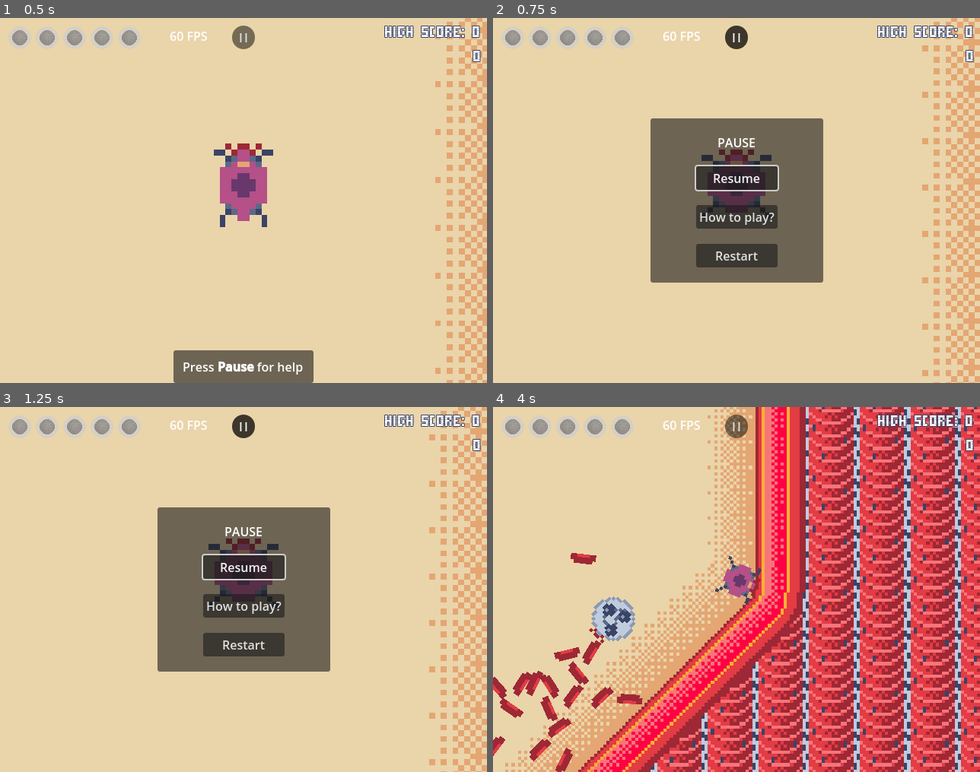
Above: before the commit, frames 1-4 (two rows, left to right).
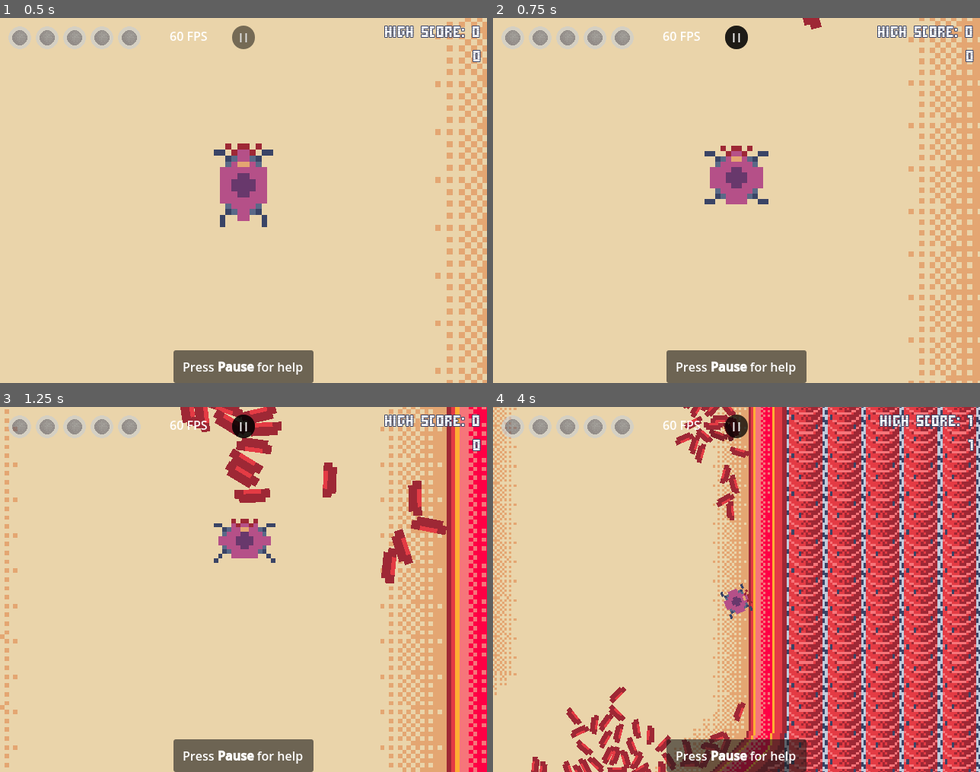
Above: after the commit, the same moments.

Repository: BertrandBordage/Bloody-Sarcoma
Game: Godot game, scene res://level_0.tscn
Same seed, same stepped clock (60 frames per second), same inputs: the game is played once before the commit and once after it. Sound files missing from this copy of the repository are replaced by a short silence.
Inputs (mouse positions are in pixels of both pictures, inside the frame that each line leads up to):
- Up to frame 1 (0.5 s): no input
- Up to frame 2 (0.75 s): click "I I" at 0.5 s
- Up to frame 3 (1.25 s): no input
- Up to frame 4 (4 s): click (736, 644) at 1.25 s, where only the run before the commit has a clickable "Restart"; tap B at 2, 2.75, 3.5 s; move the mouse to (843, 571) at 2.02 s; hold Right (right) 2.03-2.75 s; tap Space (metastasize) at 2.1, 3.6 s; click (843, 571) at 2.17 s; drag from (639, 607) to (799, 640) at 2.77 s; move the mouse to (785, 509) at 3.52 s; hold Right (right) from 3.53 s (still down)

Frame 1 is identical in both runs. In frame 2, 25% of the frame differs, in the area x 32-100%, y 0-100%; in frame 3, 37%; in frame 4, 57%, in the area x 0-100%, y 0-100%.
Error after the commit: Cannot call method 'queue_free' on a null value. (res://playable_cell_cluster.gd:24)

Commit message:
Balancing tweaks + few bug fixes

Diff:
--- a/autoload/PlayerData.gd
+++ b/autoload/PlayerData.gd
@@ -122,7 +122,8 @@
     if threat_level >= MAX_THREAT_LEVEL:
         return
     var previous_threat_level = threat_level
-    threat_level += amount
+    # Increases the threat level with an exponential difficulty.
+    threat_level += amount / (1.0 + floor(threat_level) / 2)
     if floor(threat_level) == floor(previous_threat_level):
         return
     threat_level = floor(threat_level)
@@ -133,7 +134,7 @@
     SpawnedFlow.lymphocyte_probability_tween.tween_property(
         SpawnedFlow, "lymphocyte_probability",
         PlayerData.threat_level,
-        30,
+        60,
     )
     cooldown_timer.start()
 
--- a/autoload/SpawnedFlow.gd
+++ b/autoload/SpawnedFlow.gd
@@ -27,8 +27,8 @@
 var spawnable_probabilities: Array[float] = [
     0.0,
     100.0,
-    0.25,
     0.5,
+    1.0,
 ]
 var lymphocyte_probability: float:
     get:
--- a/playable_cell_cluster.gd
+++ b/playable_cell_cluster.gd
@@ -20,14 +20,14 @@
     if pause_overlay:
         pause_overlay.queue_free()
     else:
-        if %HelpNotification:
+        if has_node("HelpNotification"):
             %HelpNotification.queue_free()
         pause_overlay = pause_overlay_scene.instantiate()
         add_child(pause_overlay)
 
 
 func _input(event):
-    if event is InputEventKey and event.is_action_pressed("pause"):
+    if event.is_action_pressed("pause"):
         trigger_pause()
 
 
--- a/playable_cell_cluster.tscn
+++ b/playable_cell_cluster.tscn
@@ -55,7 +55,7 @@
 
 [node name="ThreatLevelCooldown" type="Timer" parent="."]
 unique_name_in_owner = true
-wait_time = 30.0
+wait_time = 60.0
 one_shot = true
 script = ExtResource("3_21bpp")
 
@@ -102,7 +102,6 @@
 horizontal_alignment = 1
 
 [node name="HelpNotification" type="CanvasLayer" parent="."]
-unique_name_in_owner = true
 script = ExtResource("3_pwehu")
 
 [node name="PanelContainer" type="PanelContainer" parent="HelpNotification"]
--- a/project.godot
+++ b/project.godot
@@ -45,6 +45,12 @@
 , Object(InputEventKey,"resource_local_to_scene":false,"resource_name":"","device":0,"window_id":0,"alt_pressed":false,"shift_pressed":false,"ctrl_pressed":false,"meta_pressed":false,"pressed":false,"keycode":32,"physical_keycode":0,"key_label":0,"unicode":32,"echo":false,"script":null)
 , Object(InputEventJoypadButton,"resource_local_to_scene":false,"resource_name":"","device":-1,"button_index":1,"pressure":0.0,"pressed":true,"script":null)
 , Object(InputEventJoypadButton,"resource_local_to_scene":false,"resource_name":"","device":-1,"button_index":0,"pressure":0.0,"pressed":true,"script":null)
+]
+}
+ui_text_scroll_up={
+"deadzone": 0.5,
+"events": [Object(InputEventKey,"resource_local_to_scene":false,"resource_name":"","device":0,"window_id":0,"command_or_control_autoremap":true,"alt_pressed":true,"shift_pressed":false,"pressed":false,"keycode":4194320,"physical_keycode":0,"key_label":0,"unicode":0,"echo":false,"script":null)
+, Object(InputEventJoypadMotion,"resource_local_to_scene":false,"resource_name":"","device":-1,"axis":1,"axis_value":-1.0,"script":null)
 ]
 }
 left={
--- a/ui/help_panel.gd
+++ b/ui/help_panel.gd
@@ -15,6 +15,10 @@
 ]
 
 
+func _physics_process(delta):
+    %ScrollContainer.scroll_vertical += Input.get_axis("up", "down") * delta * 200
+
+
 func _on_close_button_pressed():
     queue_free()
     closed.emit()
--- a/ui/help_panel.tscn
+++ b/ui/help_panel.tscn
@@ -72,6 +72,7 @@
 text = "  X  "
 
 [node name="ScrollContainer" type="ScrollContainer" parent="MarginContainer/VBoxContainer"]
+unique_name_in_owner = true
 layout_mode = 2
 size_flags_vertical = 3
 
--- a/ui/pause_overlay.gd
+++ b/ui/pause_overlay.gd
@@ -15,7 +15,7 @@
 
 
 func _input(event):
-    if event is InputEventKey and event.is_action_pressed("pause"):
+    if event.is_action_pressed("pause"):
         queue_free()
 
 
